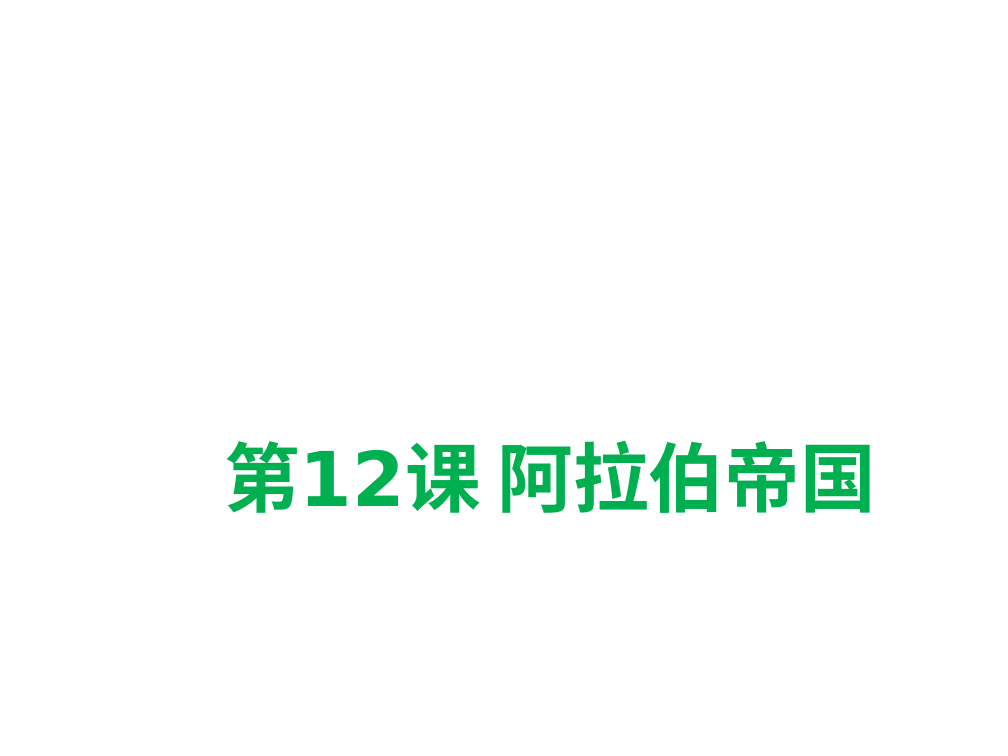
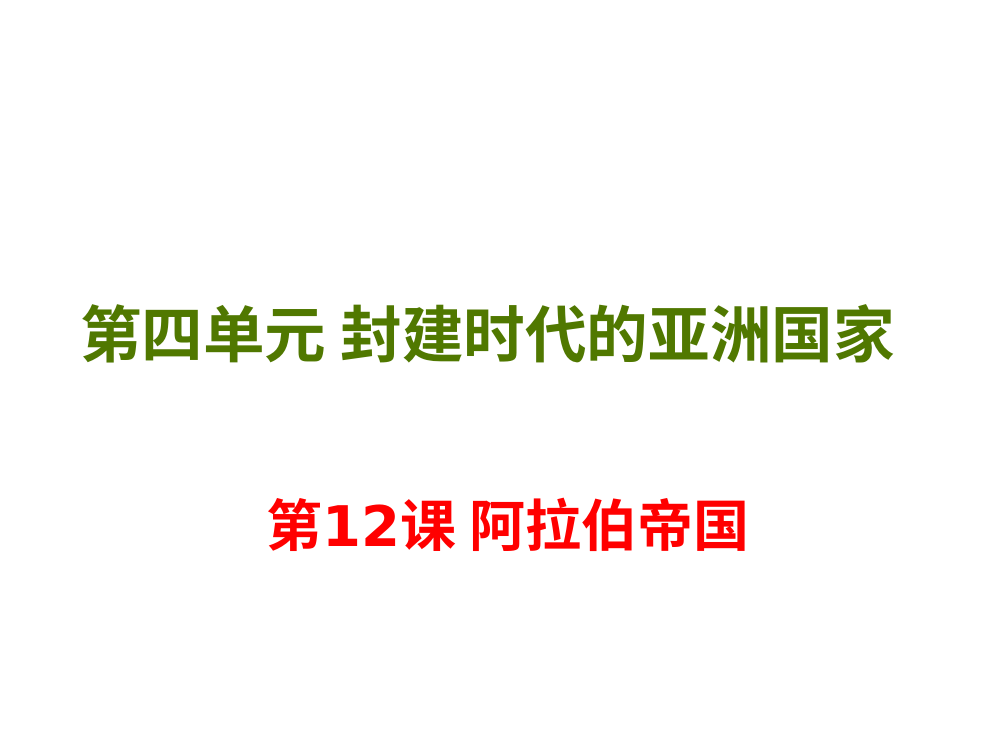
Before and after one commit to GHL0612/Teaching, a slide deck: slide 1 of 郭会玲/历史/九上/第12课 阿拉伯帝国.pptx. Drawn at 1008x756 pixels with LibreOffice and Linux fonts; fonts in the diff are those of the drawing; background and template pictures are left out. Boxes give left, top, right and bottom in pixels: in the first picture for what was removed or moved away, otherwise in the second. Text is boxed around its words. In the diff, an @@ line names an element or a change of style, - is before the commit and + after.

Commit message:
1.0.0.4 更改

```diff
--- a/郭会玲/历史/九上/第12课 阿拉伯帝国.pptx
+++ b/郭会玲/历史/九上/第12课 阿拉伯帝国.pptx
@@ text added at (80,304,894,363), 44 pt, text #507800, bold @@
+第四单元 封建时代的亚洲国家
@@ title "第12课 阿拉伯帝国": place and size @@
-title "第12课 阿拉伯帝国" at (224,441,876,513)
+title "第12课 阿拉伯帝国" at (267,497,749,551)
@@ title "第12课 阿拉伯帝国" at (267,497,749,551): size 54 to 40 pt, text colour #00B050 to #FF0000; alignment left to centre; vertical alignment bottom to top @@
```
